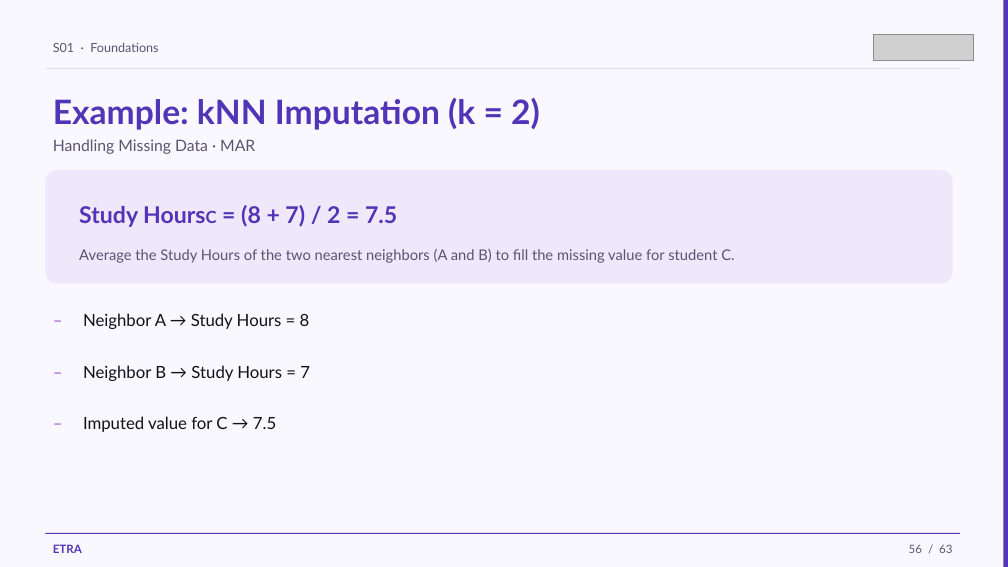
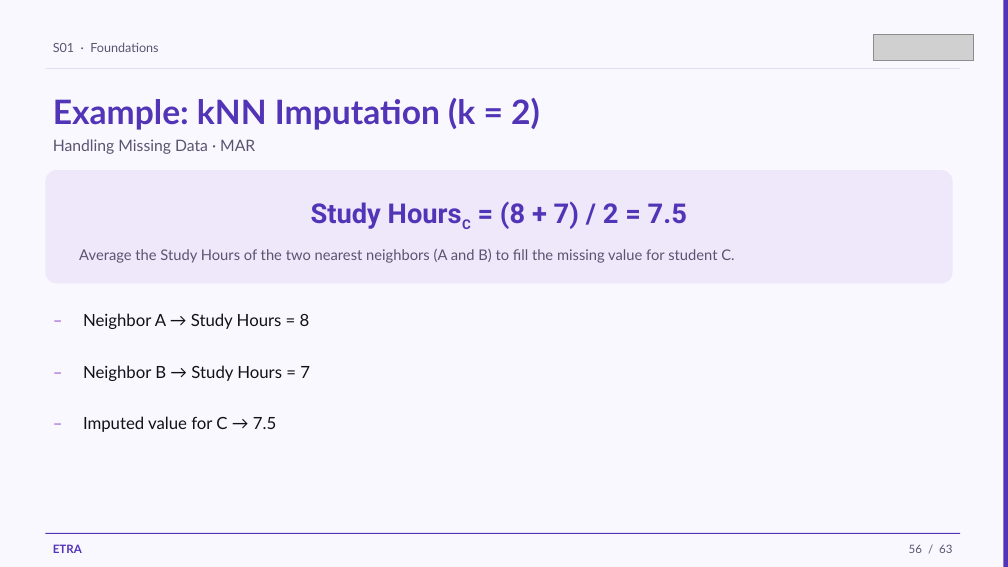
Before and after one commit to iksasa15/AI-ML, a slide deck: slide 56 of web-presentation/pdf-exports/Week1-Session1-Foundations.pptx. Drawn at 1008x567 pixels with LibreOffice and Linux fonts; fonts in the diff are those of the drawing; grey boxes stand for pictures. Boxes give left, top, right and bottom in pixels: in the first picture for what was removed or moved away, otherwise in the second. Text is boxed around its words. In the diff, an @@ line names an element or a change of style, - is before the commit and + after.

```diff
--- a/web-presentation/pdf-exports/Week1-Session1-Foundations.pptx
+++ b/web-presentation/pdf-exports/Week1-Session1-Foundations.pptx
@@ text "Study HoursC = (8 + ..." at bbox=[311, 201, 687, 229]: size 22 to 26 pt, font Lato to Roboto; size 16 to 22 pt, now subscript in "HoursC"; alignment left to centre @@
```
Also in this commit, not shown: 7 other slides changed, 2 other files.
